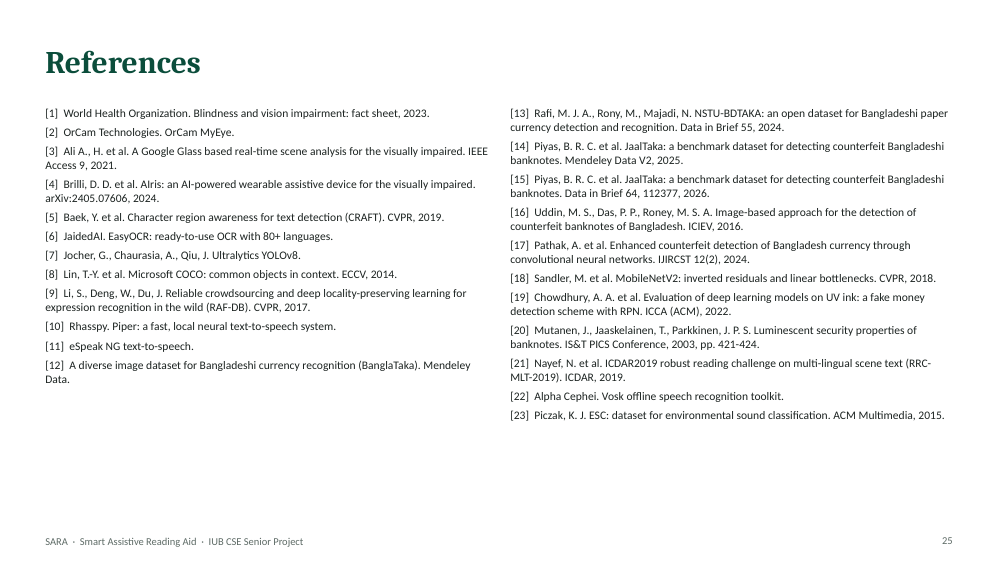
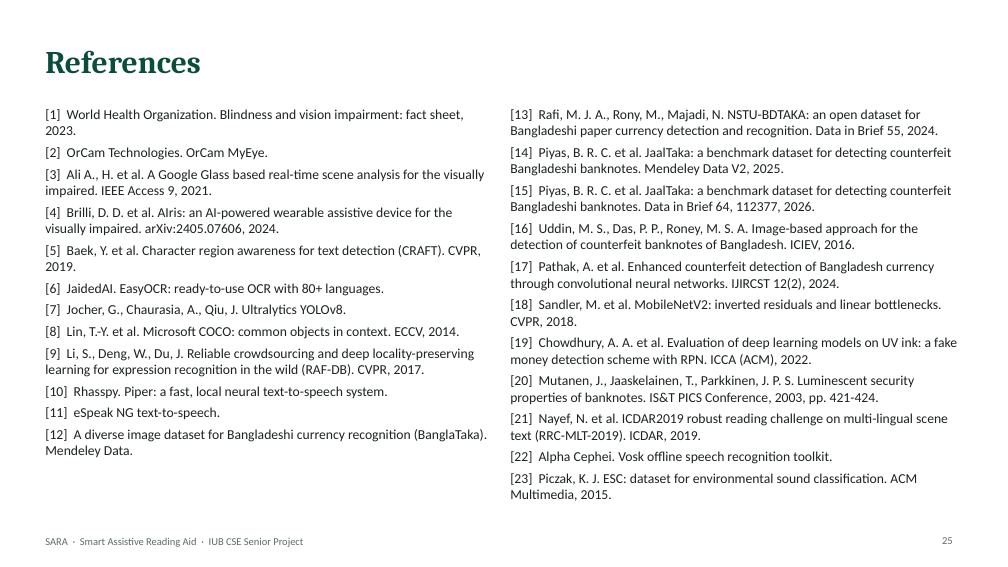
Before and after one commit to aflam330/Senior_project_wearable_glass_for_blind_people_using_ocr_and_ylo, a slide deck: slide 25 of Thesis Report and paper/thesis report/slides/SARA_Presentation.pptx. Drawn at 1008x567 pixels with LibreOffice and Linux fonts; fonts in the diff are those of the drawing. Boxes give left, top, right and bottom in pixels: in the first picture for what was removed or moved away, otherwise in the second. Text is boxed around its words. In the diff, an @@ line names an element or a change of style, - is before the commit and + after.

```diff
--- a/Thesis Report and paper/thesis report/slides/SARA_Presentation.pptx
+++ b/Thesis Report and paper/thesis report/slides/SARA_Presentation.pptx
@@ text "[1] World Health Organization. Blindness ..." at box(45, 109, 487, 458): size 11 to 13 pt @@
@@ text "[13] Rafi, M. J. A., ..." at box(510, 109, 957, 501): size 11 to 13 pt @@
```
Also in this commit, not shown: 14 other slides changed, 6 other files.
